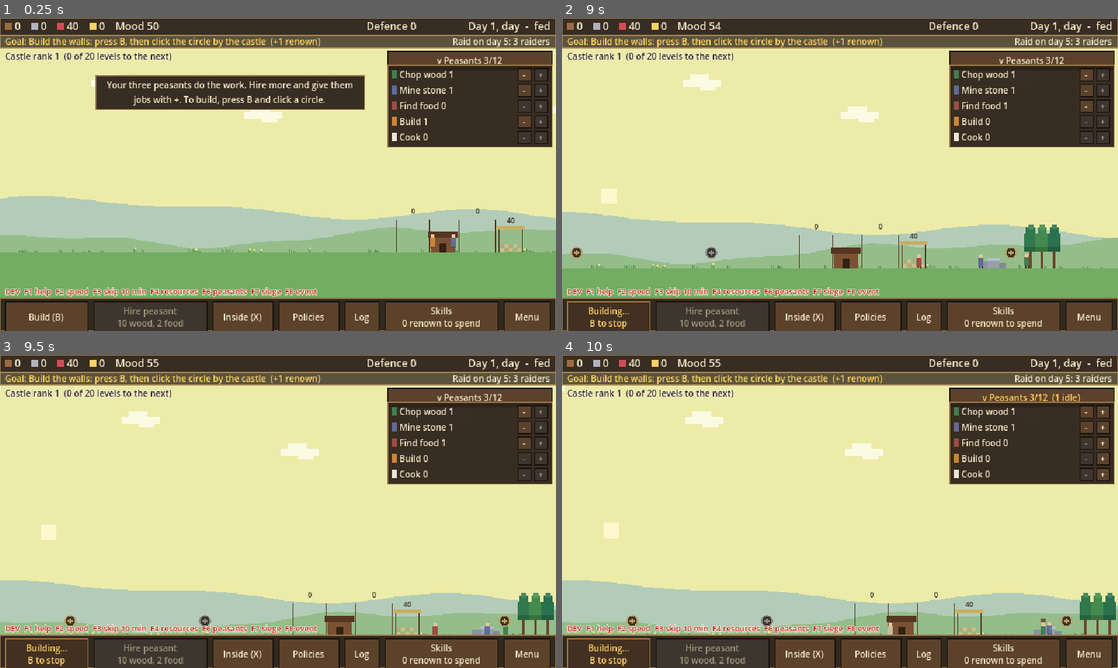
Above: before the commit, frames 1-4 (two rows, left to right).
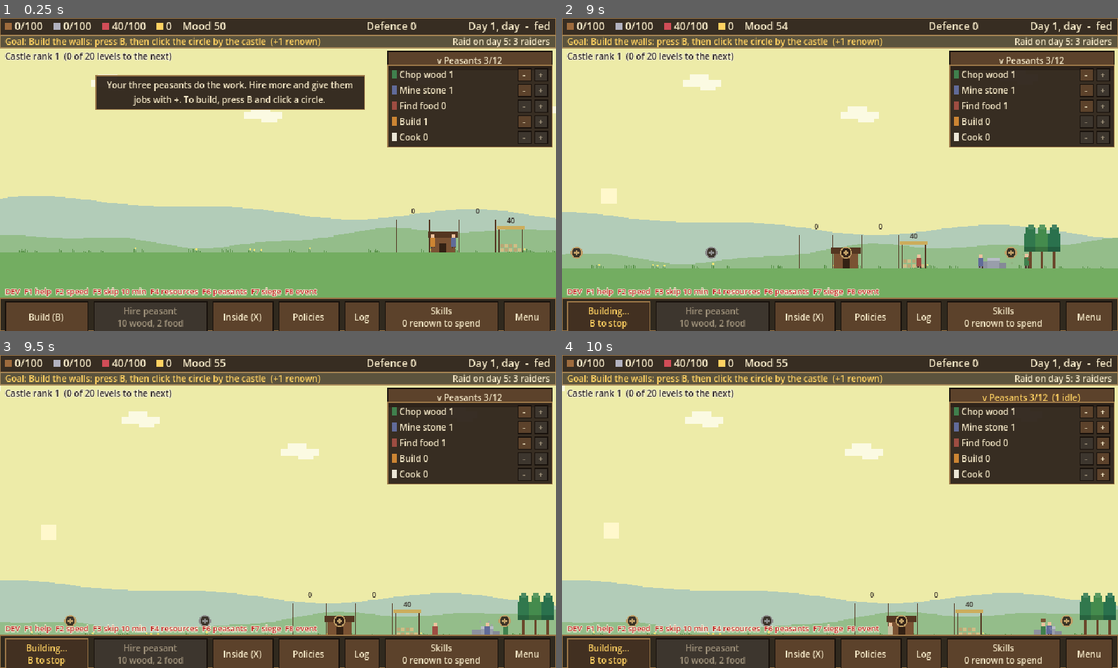
Above: after the commit, the same moments.

Repository: henrikmoepe-del/basebygger
Game: Godot game, scene res://scenes/main.tscn
The game is run twice, just before and just after one commit, with the same random seed, the same clock (stepped at 60 frames per second) and the same inputs.
Inputs (mouse positions are in pixels of both pictures, inside the frame that each line leads up to):
- Up to frame 1 (0.25 s): no input
- Up to frame 2 (9 s): click "v Peasants 3/12" at 0.5 s; click "> Peasants 3/12" at 1.25 s; click "-" at 2 s; click "v Peasants 3/12 (1 idle)" at 2.75 s; click "> Peasants 3/12 (1 idle)" at 3.5 s; click "+" at 4.25 s; click "-" at 5 s; click "+" at 5.75 s; click "-" at 6.5 s; click "+" at 7.25 s; tap B at 8, 8.1, 8.75 s; move the mouse to (962, 158) at 8.02 s; hold Right (ui_right) 8.03-8.75 s; click (962, 158) at 8.17 s; drag from (728, 190) to (812, 237) at 8.77 s
- Up to frame 3 (9.5 s): no input
- Up to frame 4 (10 s): click "-" at 9.5 s

The runs differ from the first frame. In frame 1, 0.5% of the frame differs, in the area x 3-41%, y 1-4%; in frame 2, 0.6%; in frame 3, 0.6%, in the area x 3-63%, y 1-87%; in frame 4, 0.6%.

Commit message:
Storage limits: each store holds 100, more with every level of the new Stockhouse barn; gatherers rest while their store is full
Co-Authored-By: Claude Opus 5.5 <noreply@anthropic.com>
Claude-Session: https://claude.ai/code/session_01Wsv7LZNopCGMDHk4p6tRWt

Diff:
--- a/scripts/castle_data.gd
+++ b/scripts/castle_data.gd
@@ -107,6 +107,13 @@
 	},
 	# The sawmill turns logs into planks, which finer buildings and later
 	# levels need on top of wood (see GameState.part_cost).
+	# The stockhouse: a barn at the stockyard. Each store there holds
+	# STORE_BASE, times STORE_GROWTH for every level (see GameState.store_capacity).
+	"stockhouse": {
+		"benefit": "Every store in the stockyard holds 80% more per level", "drawback": "",
+		"name": "Stockhouse", "defence": 0, "renown": 1, "cost": {"wood": 20, "stone": 6}, "work": 8.0,
+		"site_x": 610.0, "village": true, "max_level": 25,
+	},
 	"sawmill": {
 		"benefit": "Lets peasants saw wood into planks: room for 2 sawyers per level", "drawback": "",
 		"name": "Sawmill", "defence": 0, "renown": 1, "cost": {"wood": 30, "stone": 10}, "work": 10.0,
@@ -157,7 +164,7 @@
 	},
 }
 ## Back to front.
-const DRAW_ORDER := ["houses", "tavern", "well", "sawmill", "mine", "farm", "quarry", "watchtower", "palisade", "walls", "gate", "court", "garrison", "keep", "towers"]
+const DRAW_ORDER := ["stockhouse", "houses", "tavern", "well", "sawmill", "mine", "farm", "quarry", "watchtower", "palisade", "walls", "gate", "court", "garrison", "keep", "towers"]
 ## The parts that stand in the courtyard, in front of the curtain wall. A
 ## peasant up on the wall walks behind them.
 const FRONT := ["court", "garrison", "keep", "towers"]
@@ -167,6 +174,12 @@
 const FARM_X := 1012.0
 const MINE_X := 1126.0
 const SAWMILL_X := 1185.0
+## The stockyard's barn stands at the same place as Workers.stock_x.
+const STOCKHOUSE_X := 610.0
+## How much each store of the stockyard holds before the stockhouse is built,
+## and how much more each level of it holds.
+const STORE_BASE := 100
+const STORE_GROWTH := 1.8
 const WELL_X := 1250.0
 const TAVERN_X := 1296.0
 const FIRST_HOUSE_X := 1352.0
@@ -632,6 +645,17 @@
 			# The sign.
 			out.append([Rect2(TAVERN_X + 20, -h + 2, 6, 1), WOOD_DARK])
 			out.append([Rect2(TAVERN_X + 22, -h + 3, 5, 5), BANNER])
+		"stockhouse":
+			# A timber barn between the stores, taller with each level, with a
+			# loft door under the roof once it has two floors.
+			h = 22.0 + 4.0 * mini(v, 6)
+			out.append([Rect2(STOCKHOUSE_X - 17, -h, 34, h), WOOD])
+			out.append([Rect2(STOCKHOUSE_X - 17, -h, 2, h), WOOD_DARK])
+			out.append([Rect2(STOCKHOUSE_X + 15, -h, 2, h), WOOD_DARK])
+			out.append([Rect2(STOCKHOUSE_X - 20, -h - 7, 40, 8), ROOF_RED if level >= 4 else THATCH])
+			out.append([Rect2(STOCKHOUSE_X - 6, -14, 12, 14), WOOD_DARK])
+			if level >= 2:
+				out.append([Rect2(STOCKHOUSE_X - 4, -h + 4, 8, 7), WOOD_DARK])
 		"sawmill":
 			# An open shed over a saw bench, with a stack of sawn planks beside it.
 			h = 18.0 + 2.0 * mini(v, 4)
--- a/scripts/game_state.gd
+++ b/scripts/game_state.gd
@@ -177,7 +177,7 @@
 var part_levels := {
 	"walls": 0, "towers": 0, "gate": 0, "keep": 0, "garrison": 0, "court": 0,
 	"palisade": 0, "watchtower": 0,
-	"houses": 0, "well": 0, "tavern": 0, "quarry": 0, "farm": 0, "mine": 0, "sawmill": 0,
+	"houses": 0, "well": 0, "tavern": 0, "quarry": 0, "farm": 0, "mine": 0, "sawmill": 0, "stockhouse": 0,
 }
 ## The rooms the player chose for each storey of the keep above the first
 ## keep's own, lowest first, each [left room, right room] (see CastleData.ROOMS).
@@ -320,12 +320,33 @@
 	return taken
 
 
-## Peasants deliver to the stockhouse through this, so income can be measured.
+## Peasants deliver to the stockhouse through this, so income can be
+## measured. What does not fit in a full store is lost.
 func add_income(type: String, amount: int) -> void:
+	amount = mini(amount, store_room(type))
 	_window_income[type] += amount
 	resources[type] += amount
 	resources_changed.emit()
 	income_delivered.emit(type, amount)
+
+
+## How much each store of the stockyard holds (raised by the stockhouse).
+func store_capacity() -> int:
+	return roundi(CastleData.STORE_BASE * pow(CastleData.STORE_GROWTH, part_levels.stockhouse))
+
+
+## How much more fits in a resource's store.
+func store_room(type: String) -> int:
+	return maxi(store_capacity() - resources[type], 0)
+
+
+func store_full(type: String) -> bool:
+	return store_room(type) <= 0
+
+
+## Adds to a store as far as it has room (gifts, rewards, offline work).
+func _add_to_store(type: String, amount: int) -> void:
+	resources[type] += mini(amount, store_room(type))
 
 
 func can_afford(cost: Dictionary) -> bool:
@@ -619,7 +640,7 @@
 	var info: Dictionary = EventData.EVENTS[id]
 	if how == "clicked":
 		for type: String in info.get("reward", {}):
-			resources[type] += info.reward[type]
+			_add_to_store(type, info.reward[type])
 		resources_changed.emit()
 		announced.emit(_event_text(info.click_text))
 	elif how == "ran_out":
@@ -932,11 +953,16 @@
 	if job_part != "":
 		return "Builders are busy"
 	if is_village(id):
-		return "Fully built" if part_levels[id] >= CastleData.PARTS[id].max_level else ""
-	if id != "walls" and part_levels.walls == 0:
+		if part_levels[id] >= CastleData.PARTS[id].max_level:
+			return "Fully built"
+	elif id != "walls" and part_levels.walls == 0:
 		return "Needs Walls first"
-	if part_levels[id] >= level_cap():
+	elif part_levels[id] >= level_cap():
 		return "Raise castle rank"
+	# The materials must fit in the stores at once.
+	for type: String in part_cost(id):
+		if part_cost(id)[type] > store_capacity():
+			return "Needs a bigger stockhouse (stores hold %d)" % store_capacity()
 	return ""
 
 
@@ -1360,7 +1386,7 @@
 
 
 func _start_over() -> void:
-	var start_stock := LEGACY_START_STOCK * legacy
+	var start_stock := mini(LEGACY_START_STOCK * legacy, CastleData.STORE_BASE)
 	resources = {"wood": start_stock, "stone": start_stock, "food": START_FOOD, "iron": 0, "planks": 0}
 	cows = 0
 	for id: String in part_levels:
@@ -1514,7 +1540,7 @@
 	var report := {"seconds": int(seconds)}
 	var earned_any := false
 	for type: String in ["wood", "stone"]:
-		var gained := int(income_rate[type] * seconds)
+		var gained := mini(int(income_rate[type] * seconds), store_room(type))
 		resources[type] += gained
 		report[type] = gained
 		earned_any = earned_any or gained > 0
--- a/scripts/gatherer.gd
+++ b/scripts/gatherer.gd
@@ -31,10 +31,11 @@
 	_resource = JobData.JOBS[job].get("gathers", job)
 	match _state:
 		State.IDLE:
-			# Nothing to gather (e.g. all trees regrowing): pass the time and look again.
+			# Nothing to gather (e.g. all trees regrowing), or the store is
+			# full: pass the time and look again.
 			_relax(delta, world.store_x(_resource), 60.0)
 			_timer -= delta
-			if _timer <= 0.0:
+			if _timer <= 0.0 and not GameState.store_full(_resource):
 				_spot = world.find_spot(_resource)
 				_timer = RETRY_TIME
 				if _spot != null:
--- a/scripts/hud.gd
+++ b/scripts/hud.gd
@@ -465,8 +465,11 @@
 			_:
 				# Iron only matters once there is a mine, planks once there is a sawmill.
 				chip.visible = (type != "iron" or GameState.part_levels.mine > 0) and (type != "planks" or GameState.part_levels.sawmill > 0)
-				label.text = str(GameState.resources[type])
-				chip.tooltip_text = "%s: +%.1f a second (averaged over a day)" % [type.capitalize(), GameState.income_rate[type]]
+				var full: bool = GameState.store_full(type)
+				label.text = "%d/%d" % [GameState.resources[type], GameState.store_capacity()]
+				label.add_theme_color_override("font_color", UiTheme.BAD if full else UiTheme.PARCHMENT)
+				chip.tooltip_text = "%s: +%.1f a second (averaged over a day)\nThe store holds %d%s. A bigger stockhouse holds more." % [
+					type.capitalize(), GameState.income_rate[type], GameState.store_capacity(), ": FULL, the rest is lost" if full else ""]
 
 	var mood := roundi(GameState.happiness)
 	_mood_label.text = "Mood %d" % mood
--- a/scripts/sawyer.gd
+++ b/scripts/sawyer.gd
@@ -1,8 +1,8 @@
 extends "res://scripts/worker.gd"
 ## A peasant who saws planks. They carry logs from the wood stack to the
 ## sawmill, saw them there, and carry the planks back to the plank stack in
-## the stockyard. One log makes one plank. With no wood to saw, the time is
-## their own.
+## the stockyard. One log makes one plank. With no wood to saw, or no room
+## for more planks, the time is their own.
 
 enum State { TO_WOOD, TO_MILL, SAW, TO_STACK }
 
@@ -26,7 +26,7 @@
 	_sawing = false
 	match _state:
 		State.TO_WOOD:
-			if GameState.resources.wood <= 0:
+			if GameState.resources.wood <= 0 or GameState.store_full("planks"):
 				_relax(delta, world.store_x("wood"), 60.0)
 			elif _walk_to(world.store_x("wood") + _offset, delta):
 				_carrying = GameState.take_wood(int(LOAD * _skill()))
--- a/scripts/workers.gd
+++ b/scripts/workers.gd
@@ -32,6 +32,7 @@
 const STACK_GROWTH := 1.5
 const POST := Color(0.33, 0.21, 0.13)
 const NUMBER := Color(0.20, 0.17, 0.15)
+const FULL_COLOR := Color(0.70, 0.12, 0.10)
 const SKIN := Color(0.93, 0.76, 0.62)
 const FLOAT_TIME := 1.2
 const MAX_FLOATS := 12
@@ -89,12 +90,14 @@
 		# Iron only has a place once there is a mine, planks once there is a sawmill.
 		if (type != "iron" or GameState.part_levels.mine > 0) and (type != "planks" or GameState.part_levels.sawmill > 0):
 			_draw_store(type)
-	# The shed, for tools and everything small. It swells for a moment each
+	# The shed, for tools and everything small, until the stockhouse's barn
+	# (drawn by the castle) takes its place. It swells for a moment each
 	# time a load comes in.
-	var swell := 2.0 * maxf(_bump, 0.0) / BUMP_TIME
-	draw_rect(Rect2(stock_x - 14 - swell, -18 - swell, 28 + swell * 2, 18 + swell), Color(0.48, 0.32, 0.20))
-	draw_rect(Rect2(stock_x - 17 - swell, -24 - swell, 34 + swell * 2, 7), Color(0.33, 0.21, 0.13))
-	draw_rect(Rect2(stock_x - 4, -11, 8, 11), Color(0.20, 0.13, 0.08))
+	if GameState.part_levels.stockhouse == 0:
+		var swell := 2.0 * maxf(_bump, 0.0) / BUMP_TIME
+		draw_rect(Rect2(stock_x - 14 - swell, -18 - swell, 28 + swell * 2, 18 + swell), Color(0.48, 0.32, 0.20))
+		draw_rect(Rect2(stock_x - 17 - swell, -24 - swell, 34 + swell * 2, 7), Color(0.33, 0.21, 0.13))
+		draw_rect(Rect2(stock_x - 4, -11, 8, 11), Color(0.20, 0.13, 0.08))
 	for number in _floats:
 		var fade: float = 1.0 - number.age / FLOAT_TIME
 		draw_string(_font, Vector2(number.x, -28.0 - number.age * 14.0), number.text,
@@ -146,9 +149,11 @@
 		draw_rect(Rect2(left + column * (piece.x + 1.0), -(row + 1) * piece.y, piece.x, piece.y - 1.0), color)
 	if type == "food":
 		draw_rect(Rect2(left - 4, -full - 6, width + 7, 4), CastleData.THATCH)
-	var text := str(amount)
+	# The amount, and FULL in red when the store can take no more.
+	var full_store := GameState.store_full(type)
+	var text := "%d FULL" % amount if full_store else str(amount)
 	var text_width := _font.get_string_size(text, HORIZONTAL_ALIGNMENT_LEFT, -1, 8).x
-	draw_string(_font, Vector2(left + (width - text_width) / 2.0, -full - 9.0), text, HORIZONTAL_ALIGNMENT_LEFT, -1, 8, NUMBER)
+	draw_string(_font, Vector2(left + (width - text_width) / 2.0, -full - 9.0), text, HORIZONTAL_ALIGNMENT_LEFT, -1, 8, FULL_COLOR if full_store else NUMBER)
 
 
 ## Peasants climbing the stairs inside a building show through its windows:
--- a/tests/screenshot.gd
+++ b/tests/screenshot.gd
@@ -30,6 +30,8 @@
 	"log": {"levels": {"walls": 2}, "part": "", "camera": [100, 0, 1.0], "shots": 1, "events": ["badger", "raid"], "log": true},
 	"mood": {"levels": {"walls": 2, "well": 2, "tavern": 2}, "part": "", "camera": [100, 0, 1.0], "shots": 1, "happiness": 80.0},
 	"mood_tip": {"levels": {"walls": 2, "well": 2, "tavern": 2, "quarry": 1}, "part": "", "camera": [100, 0, 1.0], "shots": 1, "happiness": 80.0, "policies": ["rations"], "mouse": [252, 9]},
+	"stockhouse": {"levels": {"walls": 1, "stockhouse": 0}, "part": "stockhouse", "camera": [610, -40, 2.0], "shots": 4},
+	"stores_full": {"levels": {"walls": 1, "stockhouse": 3}, "part": "", "camera": [610, -40, 2.0], "shots": 1, "stock": {"wood": 583, "stone": 200, "food": 90, "planks": 0, "iron": 0}},
 	"rooms_picker": {"levels": {"walls": 3, "keep": 2}, "part": "", "camera": [-205, 10, 1.5], "shots": 1, "picker": true},
 	"gate": {"levels": {"walls": 2}, "part": "gate", "camera": [30, -40, 2.0], "shots": 5},
 	"tavern": {"levels": {"walls": 1}, "part": "tavern", "camera": [1170, -45, 2.0], "shots": 5},
@@ -69,6 +71,9 @@
 		gs.part_levels[part] = 0
 	for part: String in plan.levels:
 		gs.part_levels[part] = plan.levels[part]
+	# Stores big enough for the materials of any level, unless the plan says.
+	if not plan.levels.has("stockhouse"):
+		gs.part_levels.stockhouse = 15
 	gs.keep_picks = plan.get("picks", []).duplicate(true)
 	change_scene_to_file("res://scenes/main.tscn")
 	await process_frame
@@ -109,6 +114,10 @@
 		current_scene.get_node("HUD").policies_button.button_pressed = true
 	for event: String in plan.get("events", []):
 		gs.start_event(event)
+	if plan.has("stock"):
+		for type: String in plan.stock:
+			gs.resources[type] = plan.stock[type]
+		gs.resources_changed.emit()
 	if plan.has("happiness"):
 		gs.happiness = plan.happiness
 	if plan.get("log", false):
--- a/tests/snapshot.gd
+++ b/tests/snapshot.gd
@@ -63,6 +63,9 @@
 	var out := _arg("out", "user://")
 	for part: String in plan.levels:
 		gs.part_levels[part] = plan.levels[part]
+	# Stores big enough for the materials of any level, unless the plan says.
+	if not plan.levels.has("stockhouse"):
+		gs.part_levels.stockhouse = 15
 	change_scene_to_file("res://scenes/main.tscn")
 	await process_frame
 	await process_frame
--- a/tests/test_build.gd
+++ b/tests/test_build.gd
@@ -1,4 +1,7 @@
 extends SceneTree
+
+## The stockhouse level the test builds with, so the stores hold enough.
+const TEST_STOCKHOUSE := 15
 
 var gs: Node
 
@@ -16,6 +19,9 @@
 
 
 func _build(part: String, limit: float) -> bool:
+	# Stores big enough for the materials of any level.
+	if part != "stockhouse":
+		gs.part_levels.stockhouse = maxi(gs.part_levels.stockhouse, TEST_STOCKHOUSE)
 	for type in gs.resources:
 		gs.resources[type] = 100000
 	if not gs.order_part(part):
--- /dev/null
+++ b/tests/test_storage.gd
@@ -0,0 +1,39 @@
+extends SceneTree
+## Checks the stores' limits: deliveries stop at the limit, a part whose
+## materials do not fit cannot be ordered, and the stockhouse raises the limit.
+## Run with:
+##   godot --headless --path . -s tests/test_storage.gd -- --save=user://test_save.json
+
+const CastleData = preload("res://scripts/castle_data.gd")
+
+var gs: Node
+
+
+func _initialize() -> void:
+	gs = root.get_node("GameState")
+	_run()
+
+
+func _run() -> void:
+	change_scene_to_file("res://scenes/main.tscn")
+	await process_frame
+	await process_frame
+	var ok := true
+	gs.part_levels.stockhouse = 0
+	gs.resources.wood = 90
+	gs.add_income("wood", 30)
+	print("stores hold %d; wood 90 + 30 delivered = %d, full: %s" % [gs.store_capacity(), gs.resources.wood, gs.store_full("wood")])
+	ok = ok and gs.store_capacity() == CastleData.STORE_BASE and gs.resources.wood == 100 and gs.store_full("wood")
+
+	gs.part_levels.tavern = 5
+	print("tavern level 6 costs %s: %s" % [gs.part_cost("tavern"), gs.part_block_reason("tavern")])
+	ok = ok and gs.part_block_reason("tavern").begins_with("Needs a bigger stockhouse")
+
+	gs.part_levels.stockhouse = 6
+	gs.add_income("wood", 30)
+	print("with stockhouse level 6, stores hold %d, wood %d, tavern: '%s'" % [gs.store_capacity(), gs.resources.wood, gs.part_block_reason("tavern")])
+	ok = ok and gs.store_capacity() > 1000 and gs.resources.wood == 130 and gs.part_block_reason("tavern") == ""
+
+	DirAccess.remove_absolute(ProjectSettings.globalize_path(gs.save_path))
+	print("ALL OK" if ok else "SOMETHING FAILED")
+	quit()
